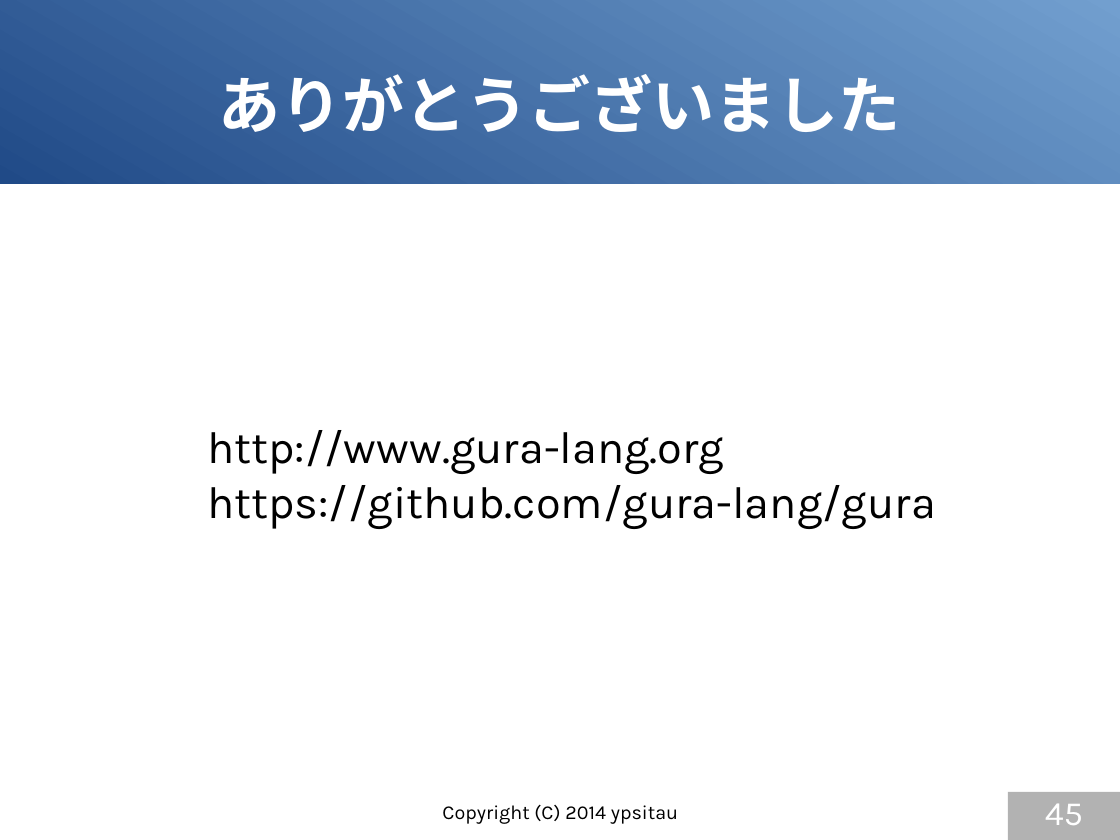
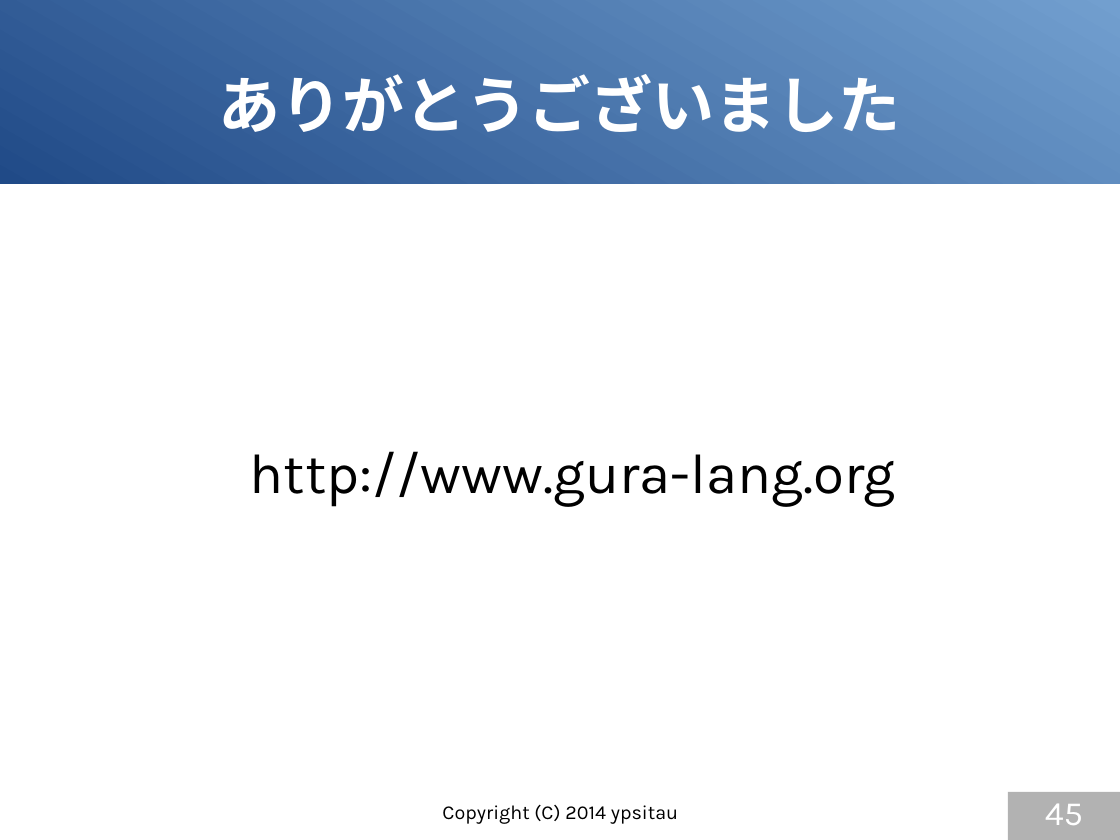
Before and after one commit to gura-lang/gura-doc, a slide deck: slide 45 of presentation/gura-introduction.odp. Drawn at 1120x840 pixels with LibreOffice and Linux fonts; fonts in the diff are those of the drawing. Boxes give left, top, right and bottom in pixels: in the first picture for what was removed or moved away, otherwise in the second. Text is boxed around its words. In the diff, an @@ line names an element or a change of style, - is before the commit and + after.

```diff
--- a/presentation/gura-introduction.odp
+++ b/presentation/gura-introduction.odp
@@ text "http://www.gura-lang.org": place and size @@
-text "http://www.gura-lang.org" at (207,430,936,529)
+text "http://www.gura-lang.org" at (250,451,895,507)
@@ text "http://www.gura-lang.org" at (250,451,895,507): size 32 to 40 pt @@
@@ text at (207,485,936,529): paragraph removed @@
-https://github.com/gura-lang/gura
```
Also in this commit, not shown: 2 other slides changed.
